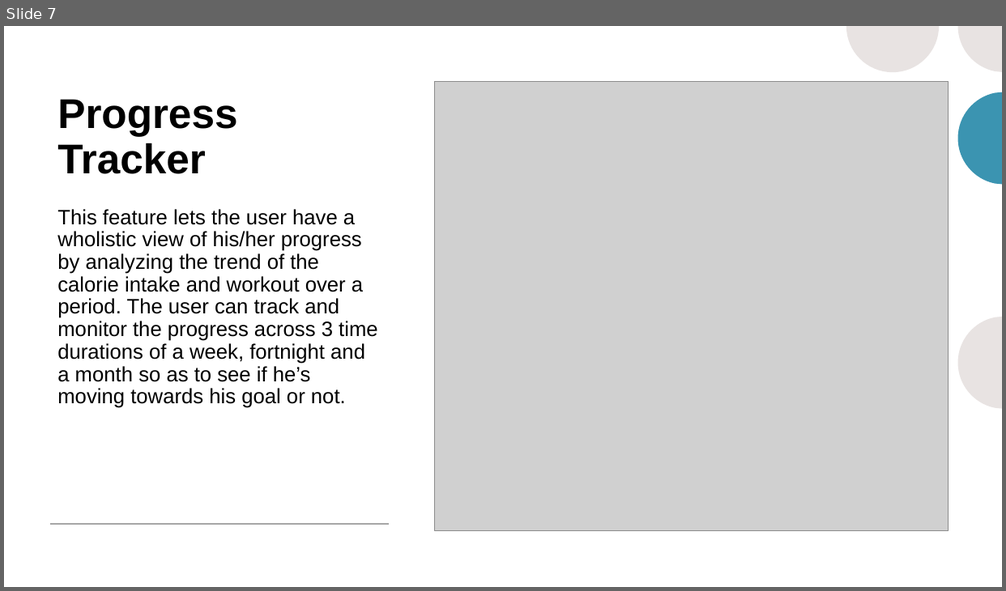
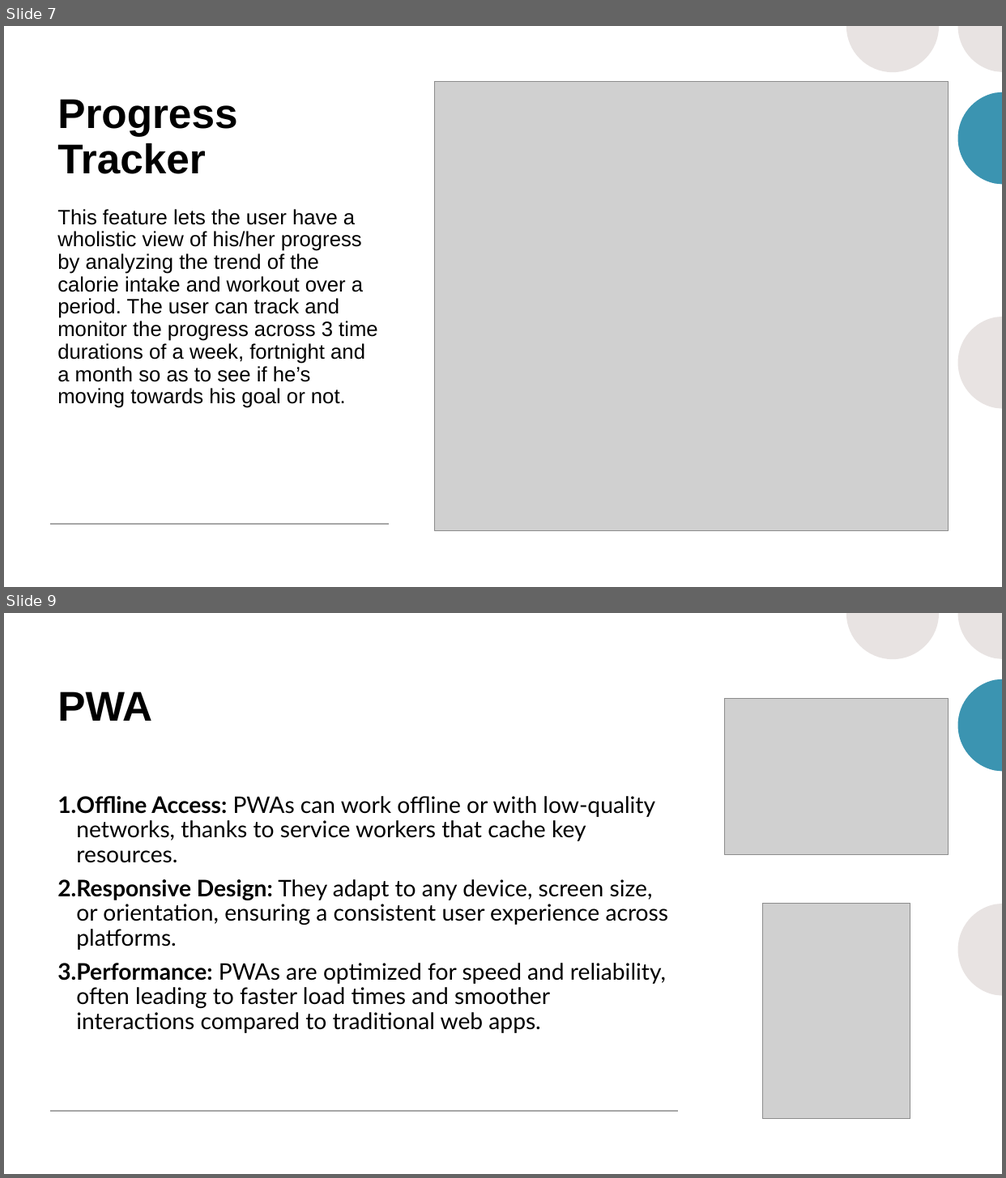
Before and after one commit to hwalia099/Fitness-App, a slide deck: FitTrackPresentation.pptx. Shown one above the other, each under a label of ours: slide 7 before the commit, slides 7 and 9 after it; the slides between them are not shown. The pictures are 1006x591 and 1006x1178 pixels, drawn with LibreOffice and Linux fonts; fonts in the diff are those of the drawing; grey boxes stand for pictures. Boxes give left, top, right and bottom in pixels: in the first picture for what was removed or moved away, otherwise in the second. Text is boxed around its words. In the diff, an @@ line names an element or a change of style, - is before the commit and + after.

Commit message:
Updated Presentation

```diff
--- a/FitTrackPresentation.pptx
+++ b/FitTrackPresentation.pptx
@@ slide 9 added at [4, 613, 1002, 1174], background #FFFFFF; not listed: 8 template elements that a slide beside it also shows @@
@@ rectangle added at [4, 613, 1002, 1174], fill #FFFFFF @@
@@ group added at [846, 613, 1002, 995]: 4 freeform shapes @@
@@ title added at [57, 692, 152, 721], 40 pt, text #000000, bold @@
+PWA
@@ picture added at [724, 698, 948, 855] @@
@@ text added at [57, 796, 669, 1033], 22 pt, text #000000 @@
+1. Offline Access: PWAs can work offline or with low-quality networks, thanks to service workers that cache key resources.
+2. Responsive Design: They adapt to any device, screen size, or orientation, ensuring a consistent user experience across platforms.
+3. Performance: PWAs are optimized for speed and reliability, often leading to faster load times and smoother interactions compared to traditional web apps.
@@ picture added at [763, 904, 910, 1119] @@
@@ line added from (50, 1112) to (678, 1112), #A6A6A6 1 pt @@
```
Also in this commit, not shown: 1 slide changed, 1 other slide added.
